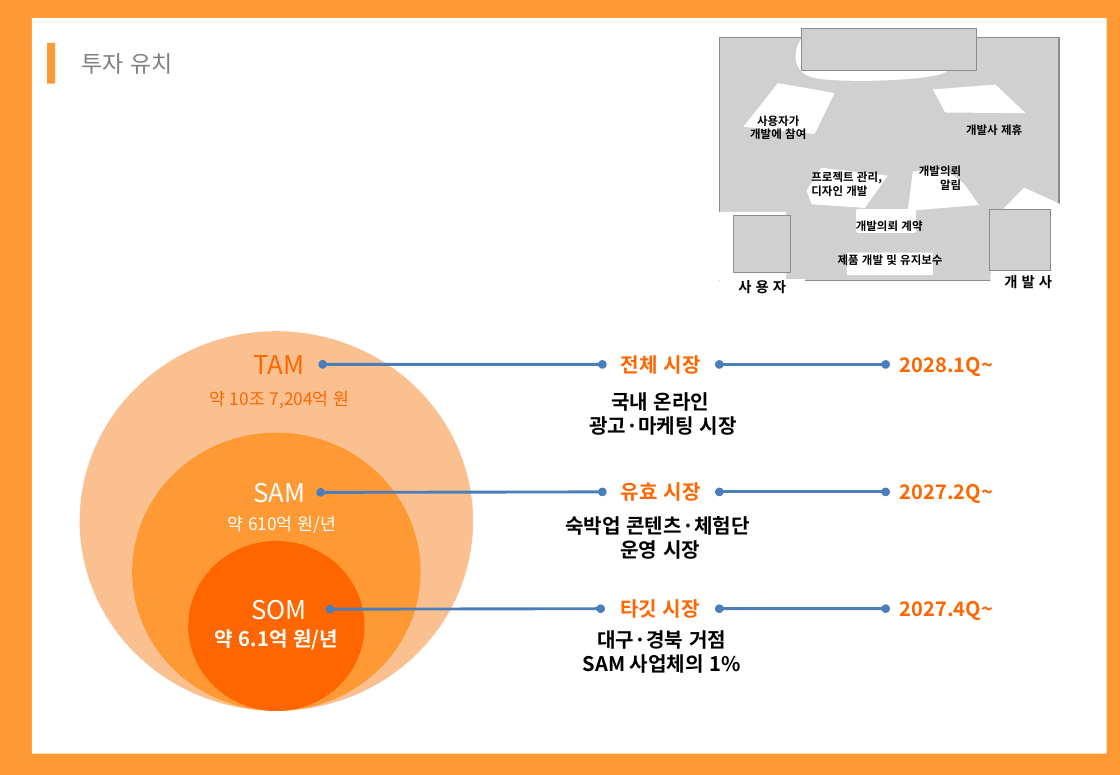
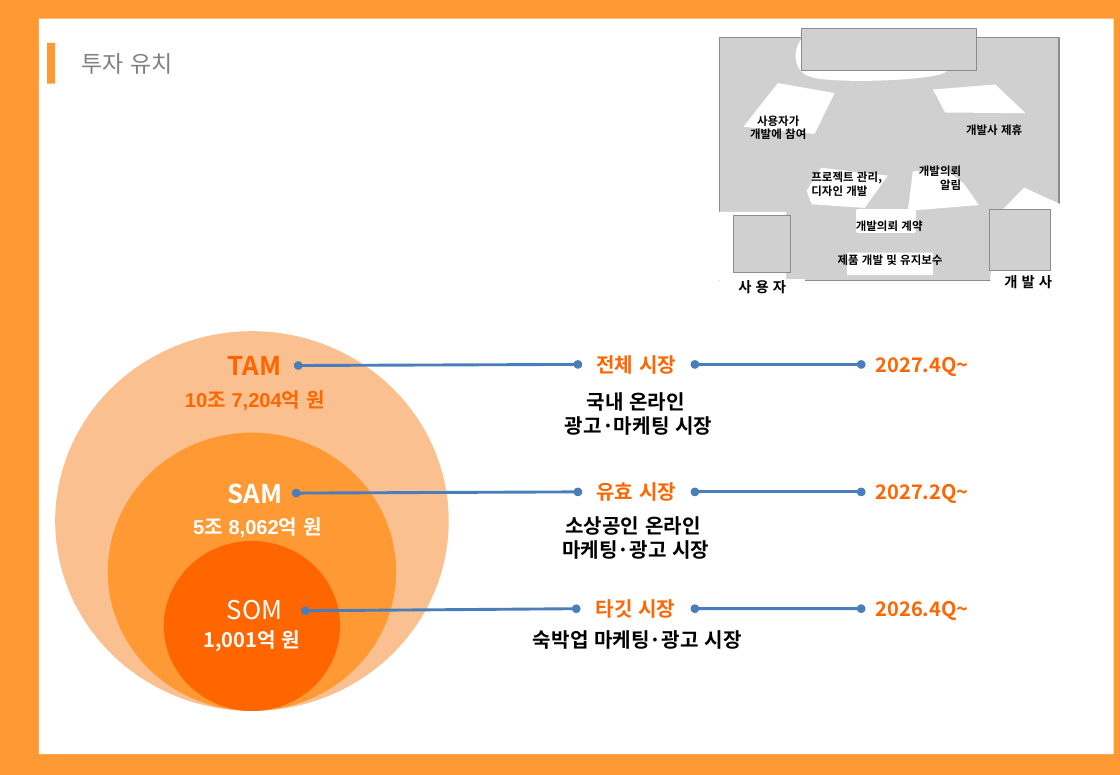
Before and after one commit to snaiper1208/HKCOMPANY, a slide deck: slide 20 of 00.회사자료/00.활동/00.모두의창업/00.제출서류/00.1라운드_20261120/20200621 발표용 안심서비스 어플리케이션 프렌즈가디언.pptx. Drawn at 1120x775 pixels with LibreOffice and Linux fonts; fonts in the diff are those of the drawing; grey boxes stand for pictures. Boxes give left, top, right and bottom in pixels: in the first picture for what was removed or moved away, otherwise in the second. Text is boxed around its words. In the diff, an @@ line names an element or a change of style, - is before the commit and + after.

```diff
--- a/00.회사자료/00.활동/00.모두의창업/00.제출서류/00.1라운드_20261120/20200621 발표용 안심서비스 어플리케이션 프렌즈가디언.pptx
+++ b/00.회사자료/00.활동/00.모두의창업/00.제출서류/00.1라운드_20261120/20200621 발표용 안심서비스 어플리케이션 프렌즈가디언.pptx
@@ rectangle: place and size @@
-rectangle at [32, 18, 1108, 754]
+rectangle at [39, 19, 1115, 755]
@@ text "TAM" at [228, 356, 282, 375]: bold on @@
@@ text at [876, 357, 969, 376]: text changed @@
-2028.1Q~
+2027.4Q~
@@ text at [185, 390, 324, 410]: text changed; size 12 to 14 pt; font Noto Sans CJK KR to Arial; bold on @@
-약 10조 7,204억 원
+10조 7,204억 원
@@ text "SAM" at [227, 483, 282, 504]: bold on @@
@@ text at [193, 517, 321, 537]: text changed; size 12 to 14 pt; font Noto Sans CJK KR to Arial; bold on @@
-약 610억 원/년
+5조 8,062억 원
@@ text at [562, 516, 709, 559]: text changed @@
-숙박업 콘텐츠·체험단
-운영 시장
+소상공인 온라인
+마케팅·광고 시장
@@ 8 texts, 6 double arrows, 3 ellipses: place and size @@
-8 texts, 6 double arrows, 3 ellipses at [80, 332, 993, 713]
+8 texts, 6 double arrows, 3 ellipses at [55, 332, 969, 713]
@@ text at [876, 601, 969, 620]: text changed @@
-2027.4Q~
+2026.4Q~
@@ text at [204, 630, 300, 651]: text changed @@
-약 6.1억 원/년
+1,001억 원
@@ text at [533, 630, 742, 649]: text changed @@
-대구·경북 거점
-SAM 사업체의 1%
+숙박업 마케팅·광고 시장
```
Also in this commit, not shown: 3 other files.
